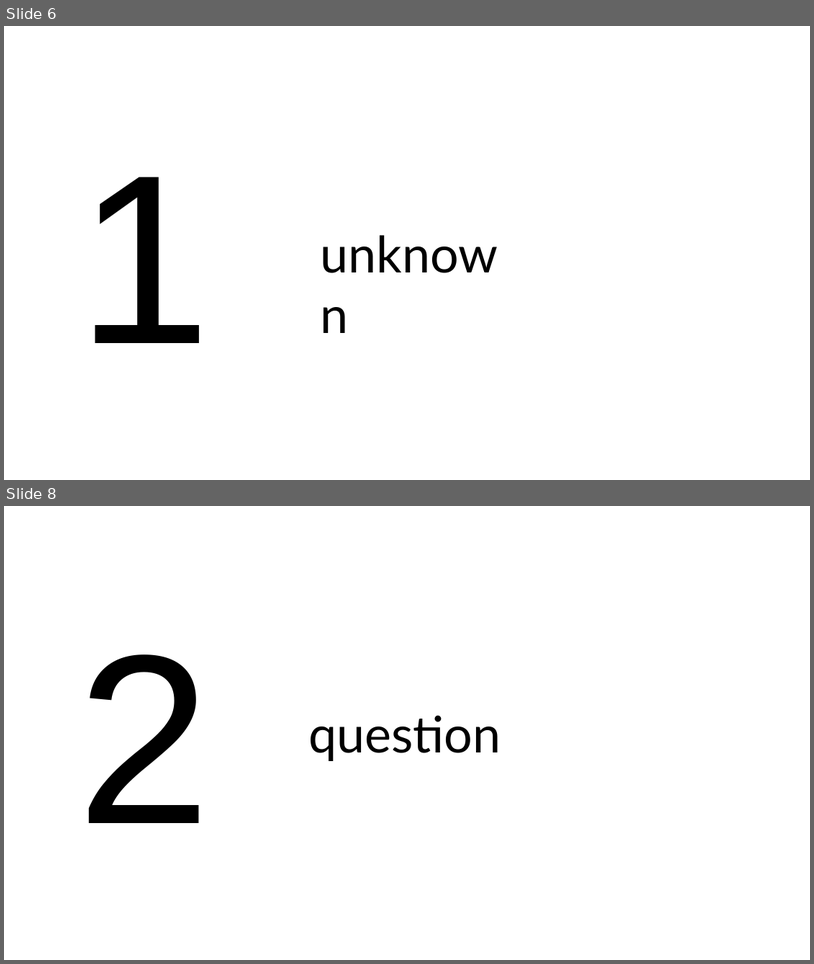
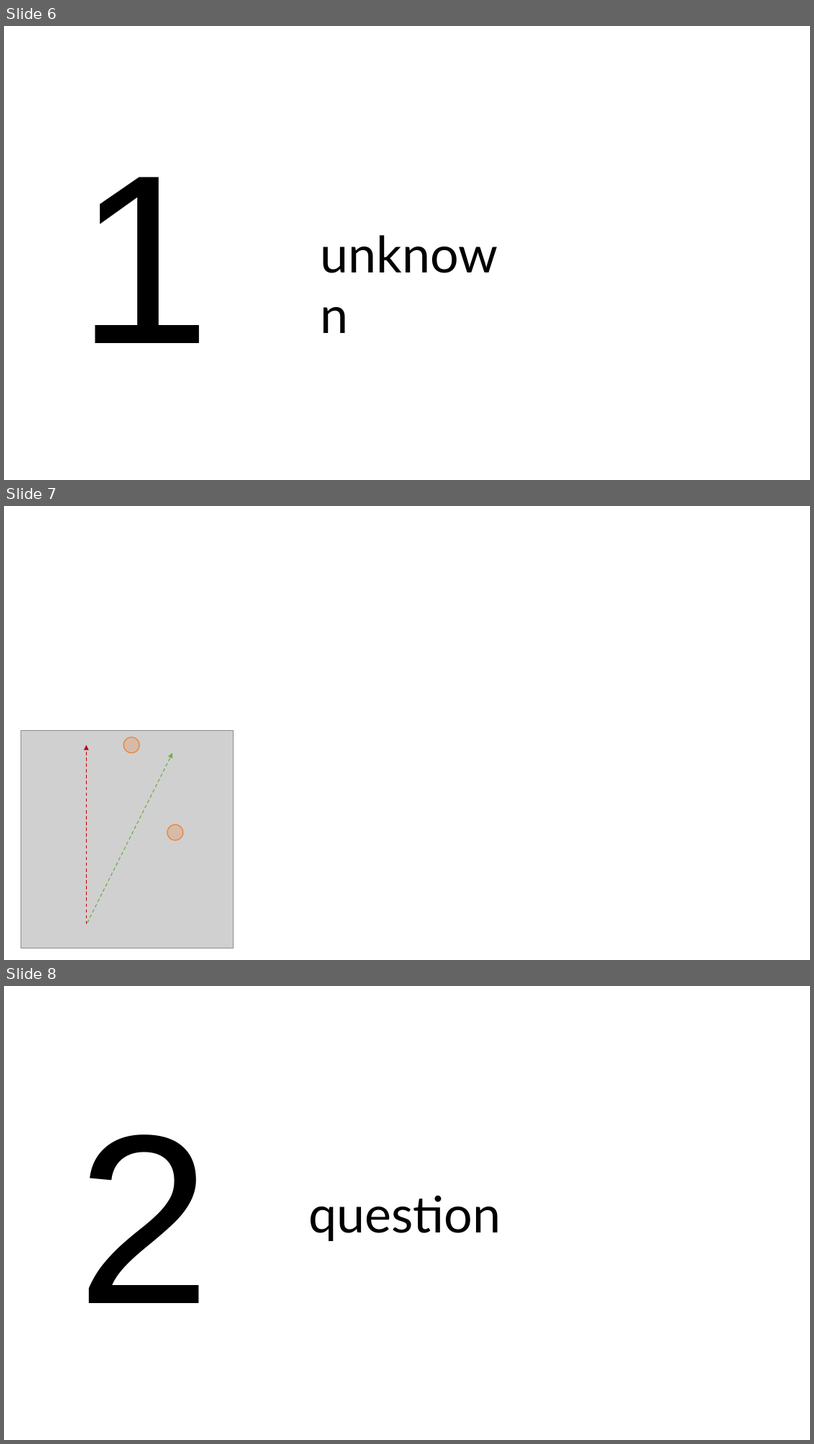
Before and after one commit to madebyafox/SGC-X, a slide deck: ANALYSIS/MAIN/analysis/SGC3A/static/keys/_learn_121.pptx. Shown one above the other, each under a label of ours: slides 6 and 8 before the commit, slides 6, 7 and 8 after it; the slides between them are not shown. The pictures are 814x964 and 814x1444 pixels, drawn with LibreOffice and Linux fonts; fonts in the diff are those of the drawing; grey boxes stand for pictures. Boxes give left, top, right and bottom in pixels: in the first picture for what was removed or moved away, otherwise in the second. Text is boxed around its words. In the diff, an @@ line names an element or a change of style, - is before the commit and + after.

```diff
--- a/ANALYSIS/MAIN/analysis/SGC3A/static/keys/_learn_121.pptx
+++ b/ANALYSIS/MAIN/analysis/SGC3A/static/keys/_learn_121.pptx
@@ slide 7 added at (x1=4, y1=506, x2=810, y2=960), background #FFFFFF @@
@@ picture added at (x1=21, y1=731, x2=233, y2=947) @@
@@ ellipse added at (x1=124, y1=737, x2=139, y2=753), fill #ED7D31 at 25% opacity, outline #ED7D31 1 pt @@
@@ arrow added from (86, 924) to (86, 745), #C00000 1 pt dashed @@
@@ arrow added from (88, 923) to (172, 753), #70AD47 1 pt dashed @@
@@ ellipse added at (x1=167, y1=824, x2=183, y2=840), fill #ED7D31 at 25% opacity, outline #ED7D31 1 pt @@
```
Also in this commit, not shown: 1 slide changed, 1 slide removed, 50 other files.
